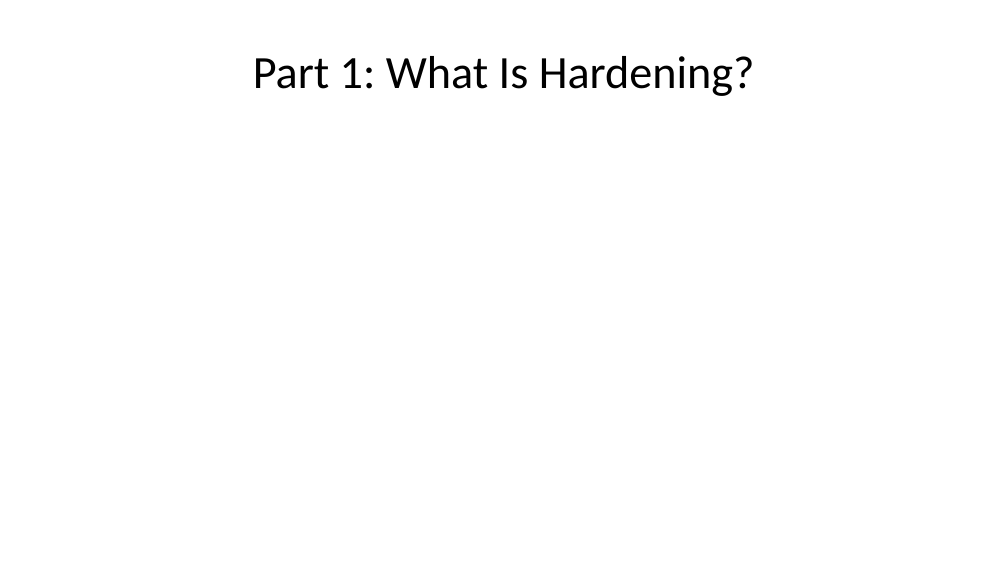
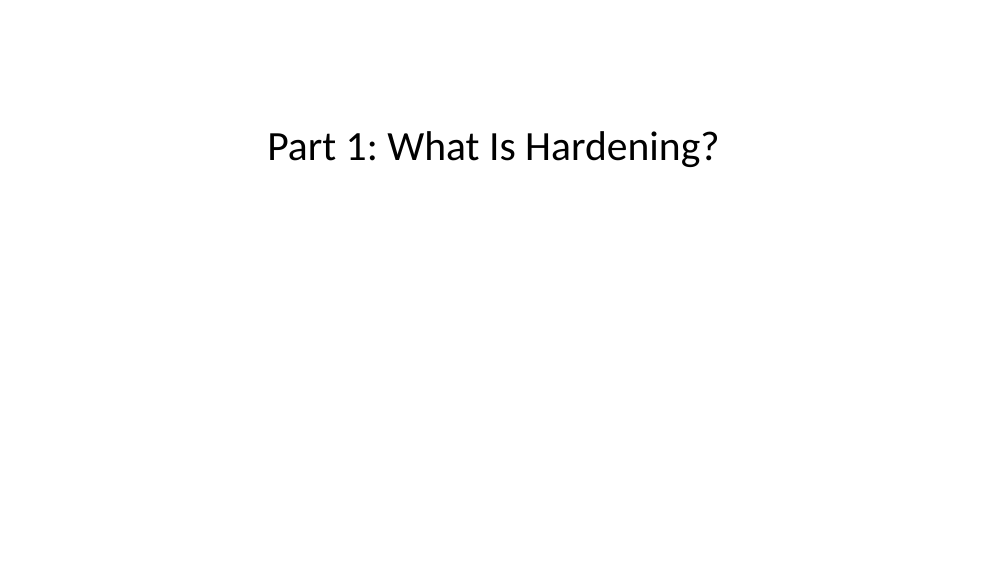
Before and after one commit to RPI-IT/ITWS4500_website, a slide deck: slide 4 of docs/slides/week14/hardening-web-apps.pptx. Drawn at 1008x567 pixels with LibreOffice and Linux fonts; fonts in the diff are those of the drawing. Boxes give left, top, right and bottom in pixels: in the first picture for what was removed or moved away, otherwise in the second. Text is boxed around its words. In the diff, an @@ line names an element or a change of style, - is before the commit and + after.

```diff
--- a/docs/slides/week14/hardening-web-apps.pptx
+++ b/docs/slides/week14/hardening-web-apps.pptx
@@ title "Part 1: What Is Hardening?" moved from (x1=253, y1=56, x2=755, y2=96) to (x1=267, y1=131, x2=719, y2=167) @@
@@ title "Part 1: What Is Hardening?" at (x1=267, y1=131, x2=719, y2=167): size 33 to 29.7 pt @@
```
Also in this commit, not shown: 34 other slides changed, 1 slide added, 1 slide removed, 41 other files.
